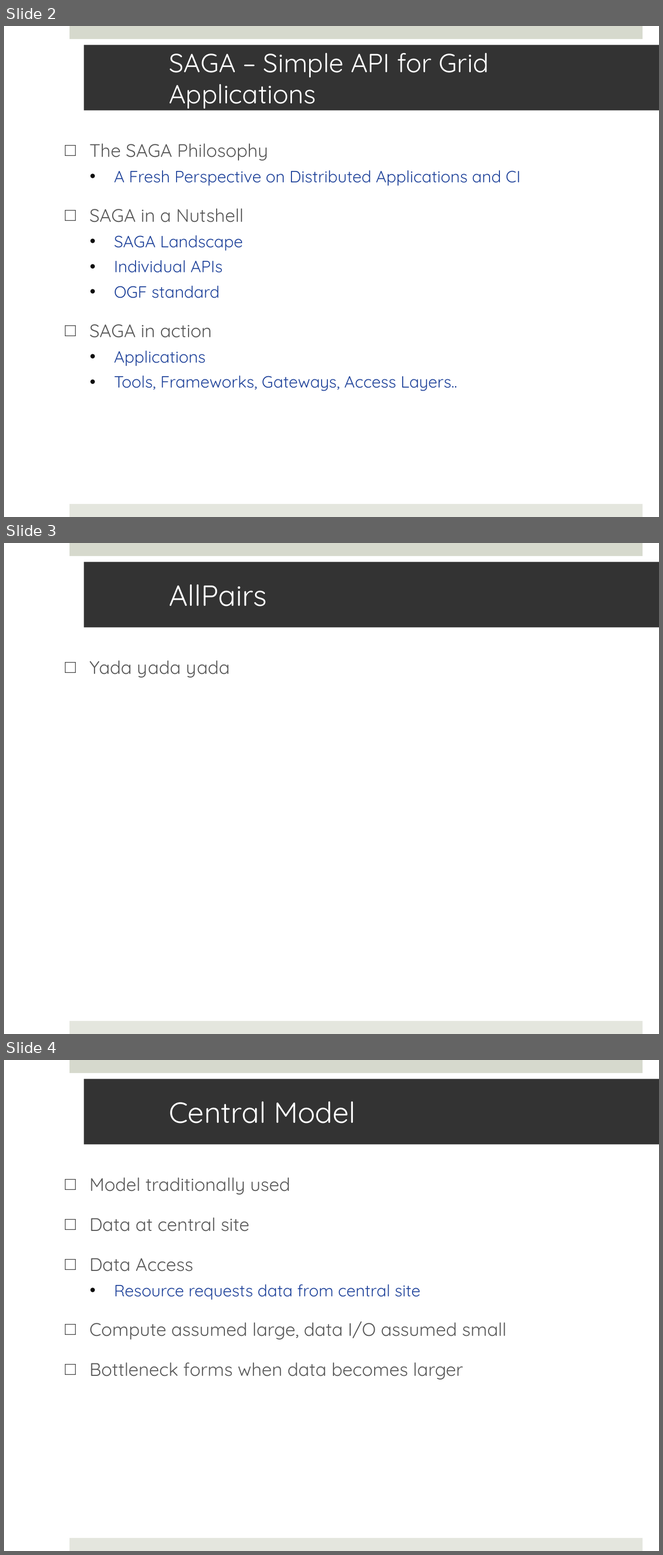
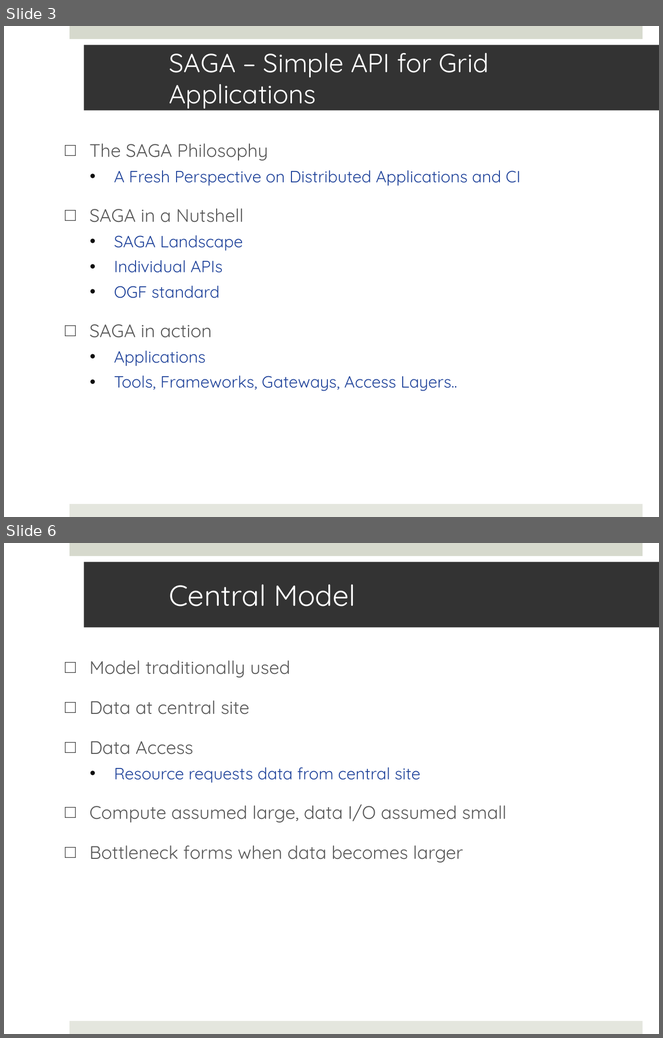
Before and after one commit to saga-project/saga-cpp-legacy-projects, a slide deck: papers/data_intensive/eScience09/RoyalSocietyPresentation.pptx. Shown one above the other, each under a label of ours: slides 2, 3 and 4 before the commit, slides 3 and 6 after it; the slides between them are not shown. The pictures are 663x1555 and 663x1038 pixels, drawn with LibreOffice and Linux fonts; fonts in the diff are those of the drawing; background and template pictures are left out. Boxes give left, top, right and bottom in pixels: in the first picture for what was removed or moved away, otherwise in the second. Text is boxed around its words. In the diff, an @@ line names an element or a change of style, - is before the commit and + after.

```diff
--- a/papers/data_intensive/eScience09/RoyalSocietyPresentation.pptx
+++ b/papers/data_intensive/eScience09/RoyalSocietyPresentation.pptx
@@ slide 3 removed at <box>4,543,659,1034</box>, background #FFFFFF; not listed: 2 template elements that a slide beside it also shows @@
@@ title removed at <box>84,562,659,628</box> @@
-AllPairs
@@ text removed at <box>89,661,230,678</box> @@
-□ Yada yada yada
@@ what was slide 2 is now slide 3 @@
@@ what was slide 4 is now slide 6 @@
```
Also in this commit, not shown: 3 slides changed, 3 slides added, 1 other slide removed.
